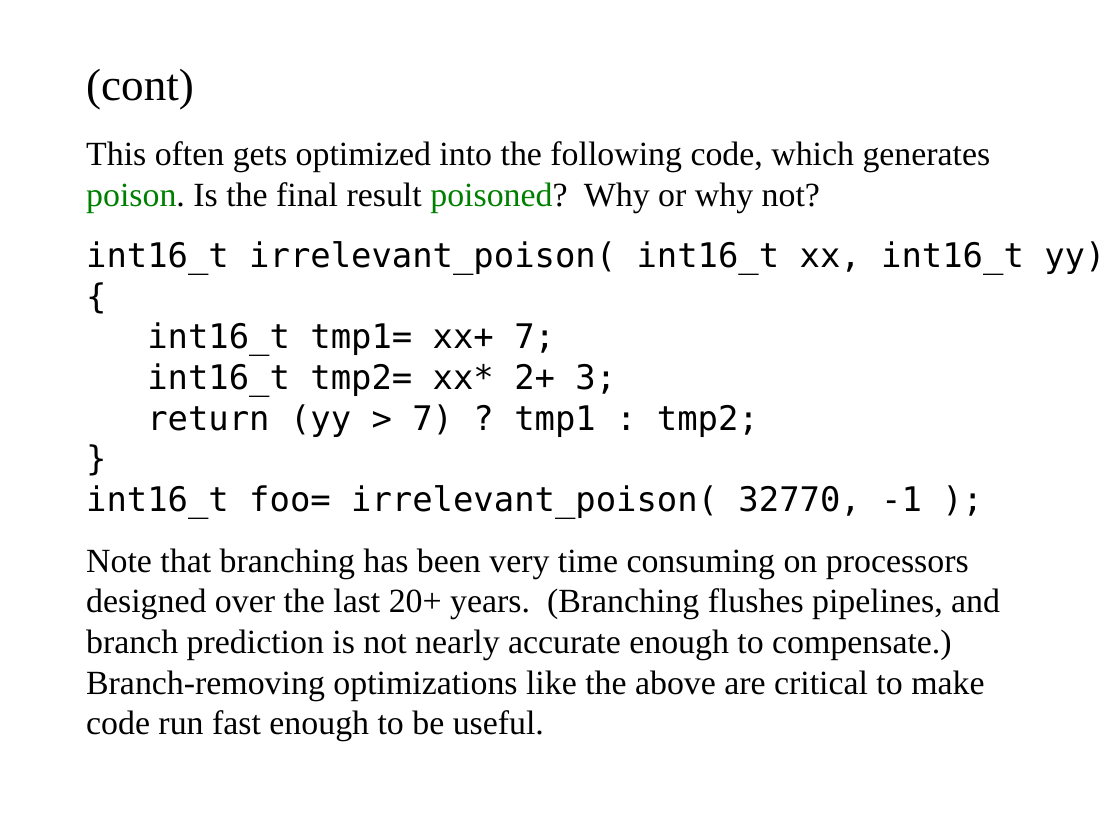
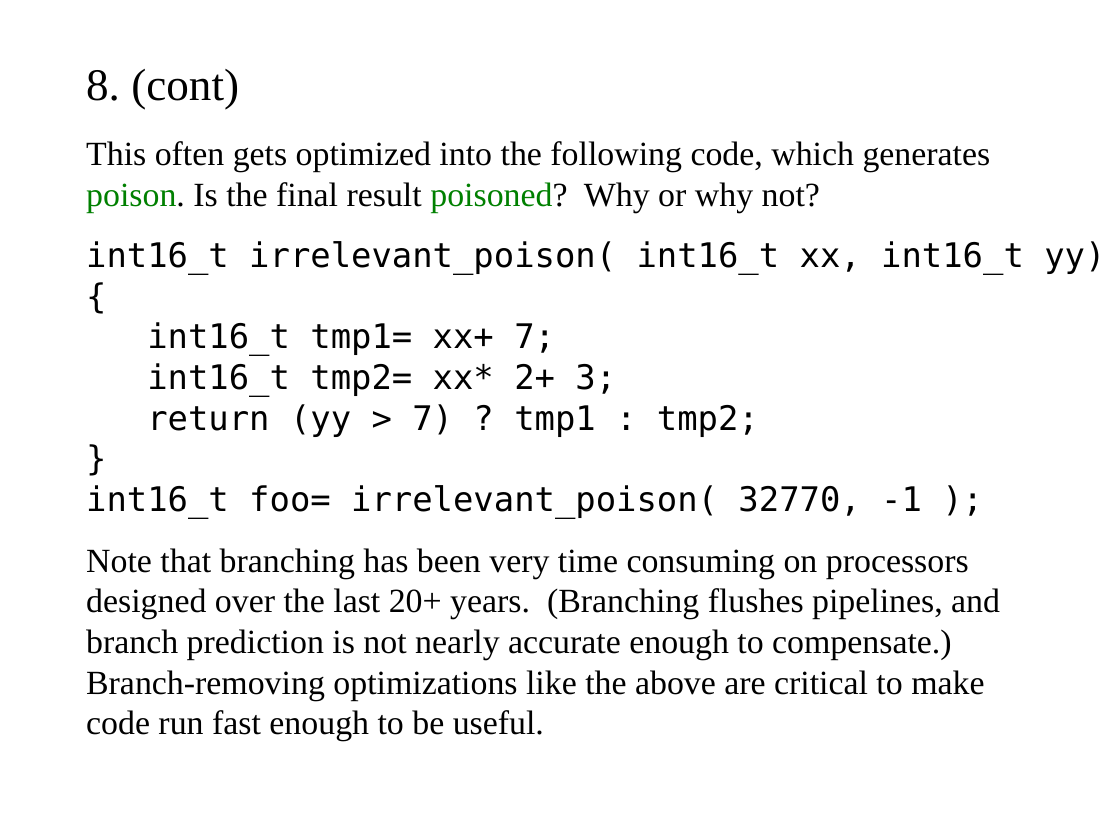
Before and after one commit to cschreiner/lli_undef_fix_admin, a slide deck: slide 8 of doc/poster/2015feb_grad_visit.draft.odp. Drawn at 1120x840 pixels with LibreOffice and Linux fonts; fonts in the diff are those of the drawing. Boxes give left, top, right and bottom in pixels: in the first picture for what was removed or moved away, otherwise in the second. Text is boxed around its words. In the diff, an @@ line names an element or a change of style, - is before the commit and + after.

Commit message:
minor wording improvements

```diff
--- a/doc/poster/2015feb_grad_visit.draft.odp
+++ b/doc/poster/2015feb_grad_visit.draft.odp
@@ text at (86,69,239,110): text changed @@
-(cont)
+8. (cont)
```
Also in this commit, not shown: 11 other slides changed.
